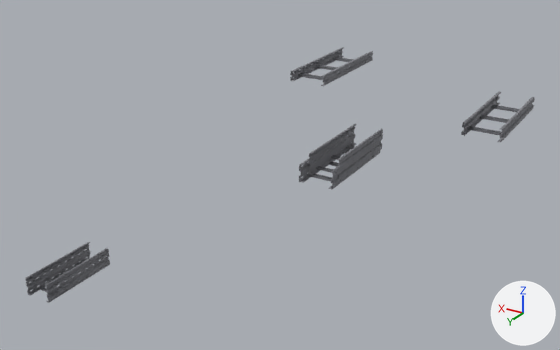
The glTF model model.glb, before and after one commit.
One viewpoint serves both versions: a camera (50 mm lens) standing at (-168.1, 318.9, 107.8) and looking at (-143.6, 278.1, 87.4). The lights are fixed; the arrows at lower right show +X, +Y and +Z. Where no turn or scale is listed for an object, it has been applied to the vertices.

The first picture shows '100 round corners лотки усиленные_recover', '150 round corners лотки усиленные_recover', '200 round corners лотки усиленные_recover', '200 лотки усиленные_recover', '80 round corners лотки усиленные_recover'.
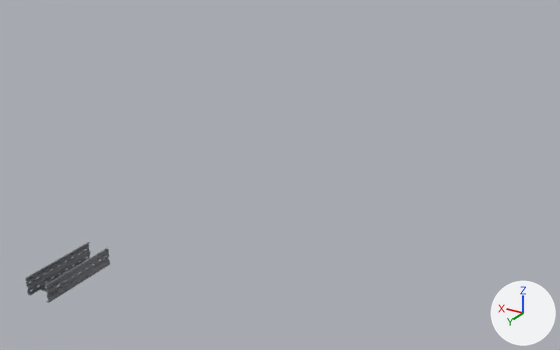
The newer file is also rescaled (x10.75), turned or shifted as a whole; pictures and numbers use the older file's frame.

Pixel boxes [x1, y1, x2, y2] of what changed, in the pictures (560 x 350 px):
```json
{"object": "200 round corners лотки усиленные_recover", "change": "deleted", "before": [308, 124, 383, 179]}
{"object": "100 round corners лотки усиленные_recover", "change": "deleted", "before": [461, 92, 535, 142]}
{"object": "80 round corners лотки усиленные_recover", "change": "deleted", "before": [290, 47, 373, 86]}
{"object": "150 round corners лотки усиленные_recover", "change": "deleted", "before": [299, 138, 381, 190]}
```

Scene script edits in JSON lines:
```json
{"op": "remove", "block": "ob_200_round_corners_лотки_усиленные_recover", "code": ["ob_200_round_corners_лотки_усиленные_recover = bpy.data.objects.new('200 round corners лотки усиленные_recover', me_200_round_corners_лотки_усиленные_recover)", "ob_200_round_corners_лотки_усиленные_recover.location = (-148.37, 277.89, 89.72)"]}
{"op": "remove", "block": "ob_150_round_corners_лотки_усиленные_recover", "code": ["ob_150_round_corners_лотки_усиленные_recover = bpy.data.objects.new('150 round corners лотки усиленные_recover', me_150_round_corners_лотки_усиленные_recover)", "ob_150_round_corners_лотки_усиленные_recover.location = (-148.28, 278.34, 89.47)"]}
{"op": "remove", "block": "ob_100_round_corners_лотки_усиленные_recover", "code": ["ob_100_round_corners_лотки_усиленные_recover = bpy.data.objects.new('100 round corners лотки усиленные_recover', me_100_round_corners_лотки_усиленные_recover)", "ob_100_round_corners_лотки_усиленные_recover.location = (-156.58, 274.11, 92.55)"]}
{"op": "remove", "block": "ob_80_round_corners_лотки_усиленные_recover", "code": ["ob_80_round_corners_лотки_усиленные_recover = bpy.data.objects.new('80 round corners лотки усиленные_recover', me_80_round_corners_лотки_усиленные_recover)", "ob_80_round_corners_лотки_усиленные_recover.location = (-145.44, 274.34, 94.14)"]}
```
